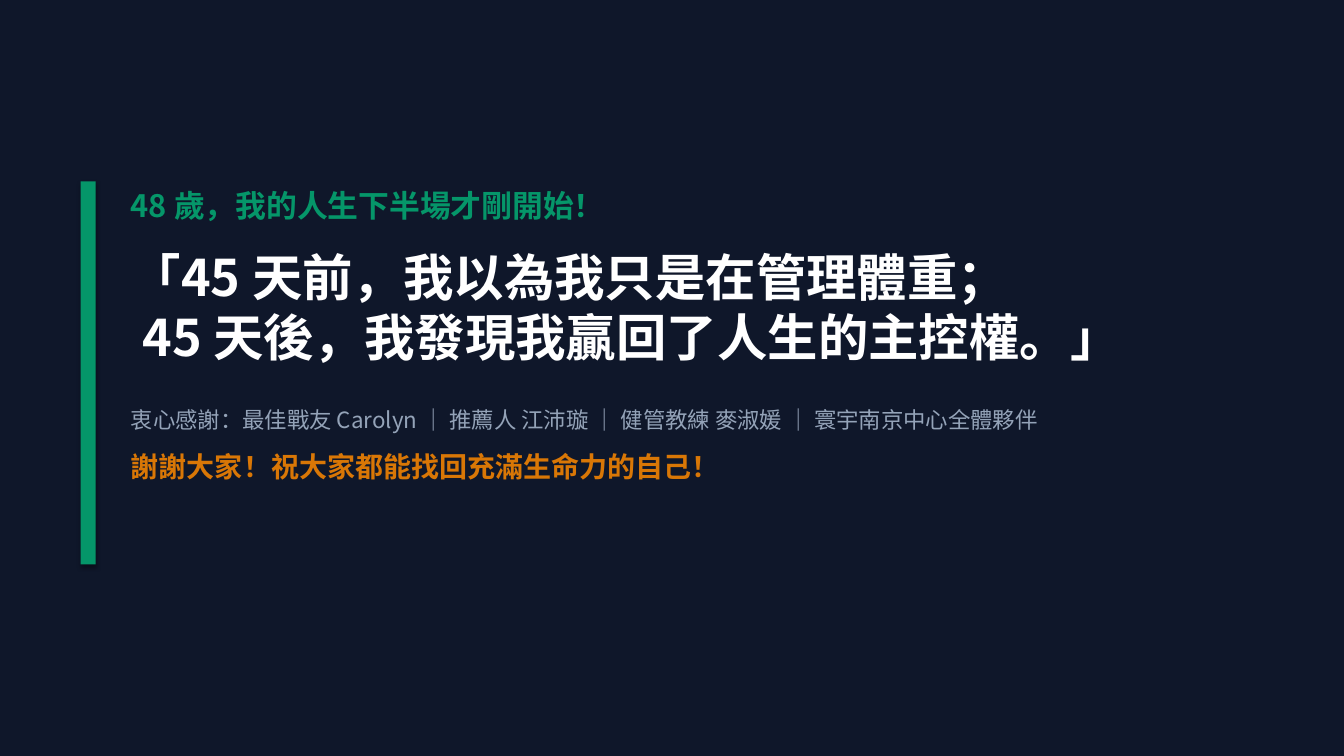
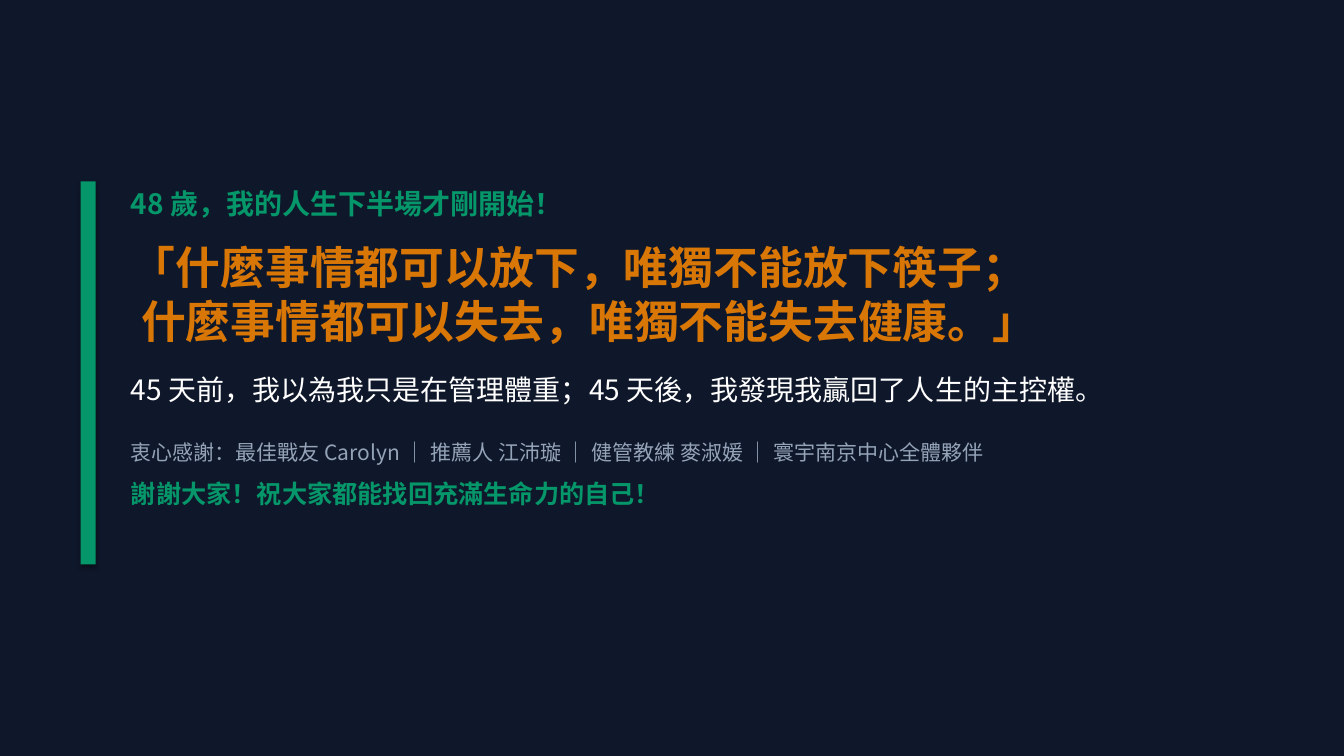
Before and after one commit to garfiwang/health-management-45days, a slide deck: slide 11 of 健管45天英雄旅程分享-王執定.pptx. Drawn at 1344x756 pixels with LibreOffice and Linux fonts; fonts in the diff are those of the drawing. Boxes give left, top, right and bottom in pixels: in the first picture for what was removed or moved away, otherwise in the second. Text is boxed around its words. In the diff, an @@ line names an element or a change of style, - is before the commit and + after.

```diff
--- a/健管45天英雄旅程分享-王執定.pptx
+++ b/健管45天英雄旅程分享-王執定.pptx
@@ text at (131, 190, 984, 505): size 22 to 20 pt in "48 歲，我的人生下半場才剛開始！"; size 16 to 15 pt in "衷心感謝：最佳戰友 Carolyn ｜ 推薦人 江沛璇 ｜ 健管教練 ..."; size 20 to 18 pt, text colour #D97706 to #059669 in "謝謝大家！祝大家都能找回充滿生命力的自己！"; less space between paragraphs @@
@@ text at (131, 245, 1104, 405): text changed; size 36 to 32 pt; text colour #FFFFFF to #D97706 @@
-「45 天前，我以為我只是在管理體重；
-45 天後，我發現我贏回了人生的主控權。」
+「什麼事情都可以放下，唯獨不能放下筷子；
+什麼事情都可以失去，唯獨不能失去健康。」
+45 天前，我以為我只是在管理體重；45 天後，我發現我贏回了人生的主控權。
```
Also in this commit, not shown: 5 other files.
